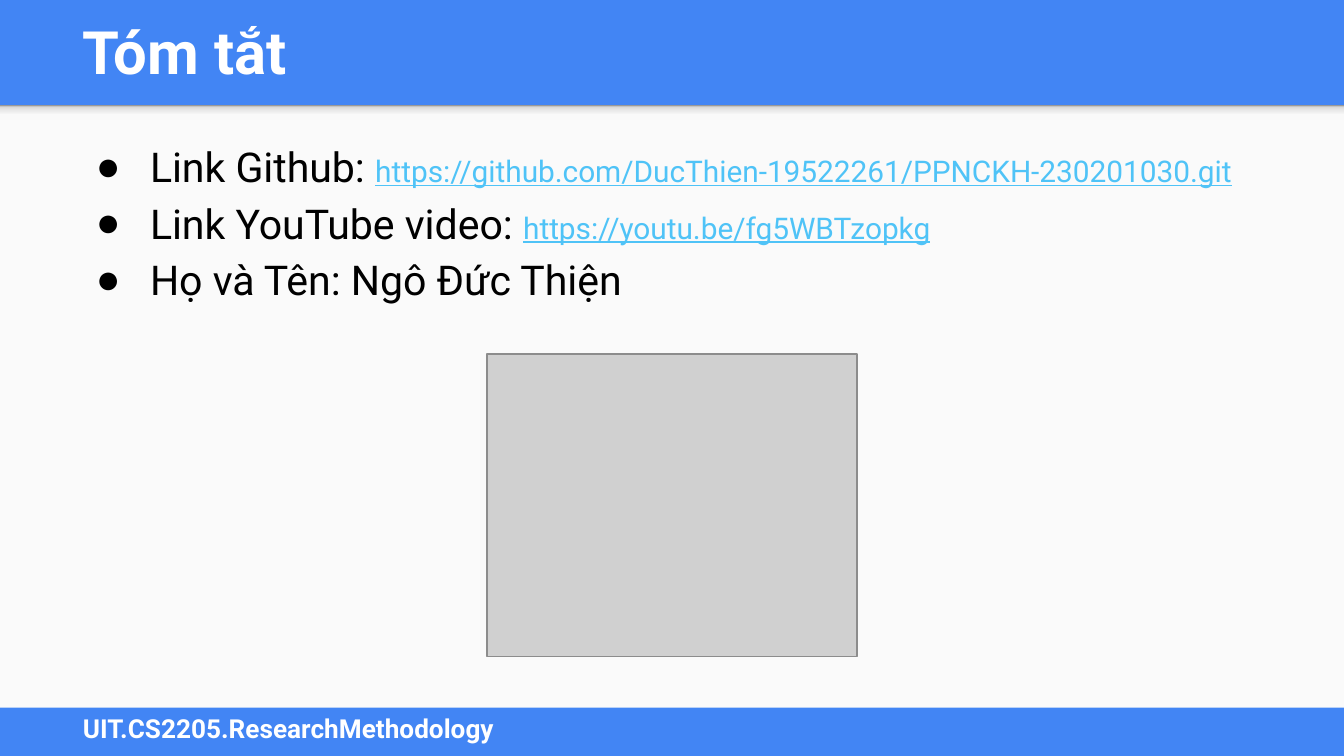
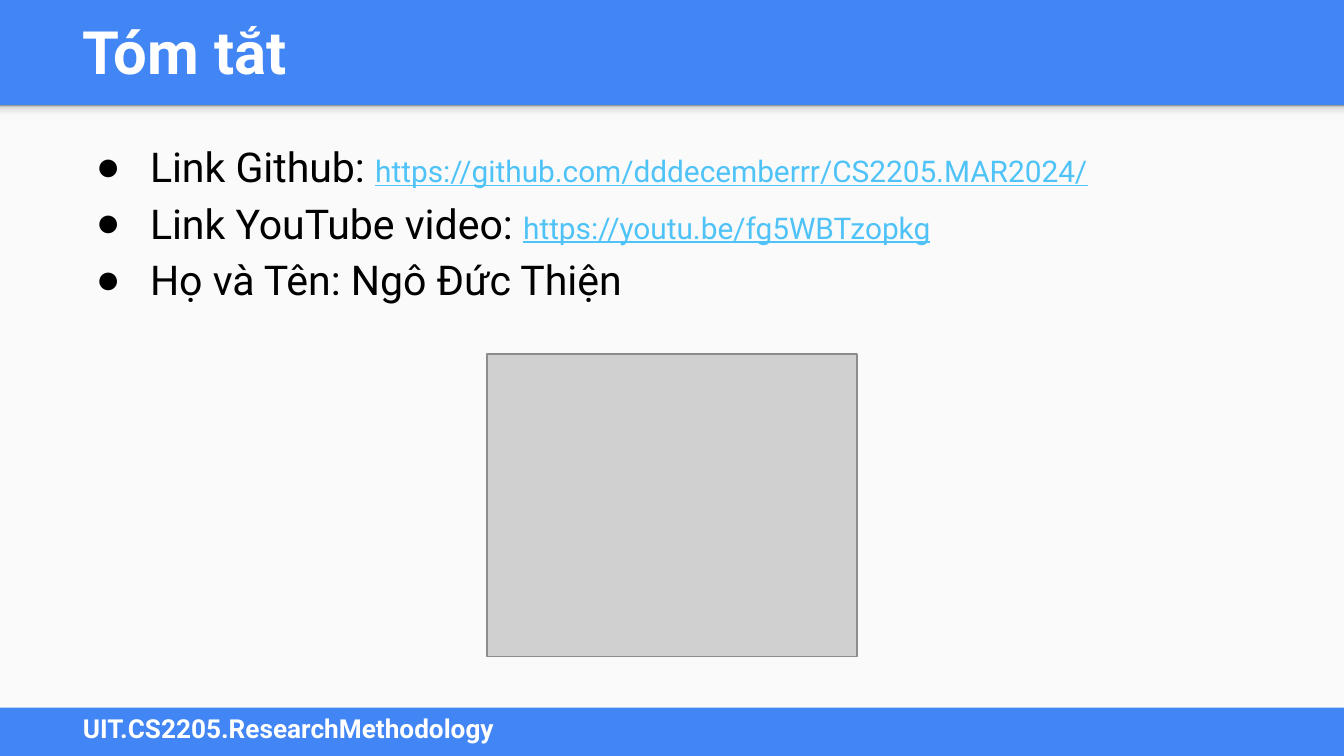
Before and after one commit to DucThien-19522261/CS2205.MAR, a slide deck: slide 3 of CS2205.DeCuong.FinalReport.Slide.AIO.MAR2024.pptx. Drawn at 1344x756 pixels with LibreOffice and Linux fonts; fonts in the diff are those of the drawing; grey boxes stand for pictures. Boxes give left, top, right and bottom in pixels: in the first picture for what was removed or moved away, otherwise in the second. Text is boxed around its words. In the diff, an @@ line names an element or a change of style, - is before the commit and + after.

```diff
--- a/CS2205.DeCuong.FinalReport.Slide.AIO.MAR2024.pptx
+++ b/CS2205.DeCuong.FinalReport.Slide.AIO.MAR2024.pptx
@@ text at (x1=150, y1=151, x2=1087, y2=188): text changed @@
-● Link Github: https://github.com/DucThien-19522261/PPNCKH-230201030.git
+● Link Github: https://github.com/dddecemberrr/CS2205.MAR2024/
```
Also in this commit, not shown: 1 other file.
